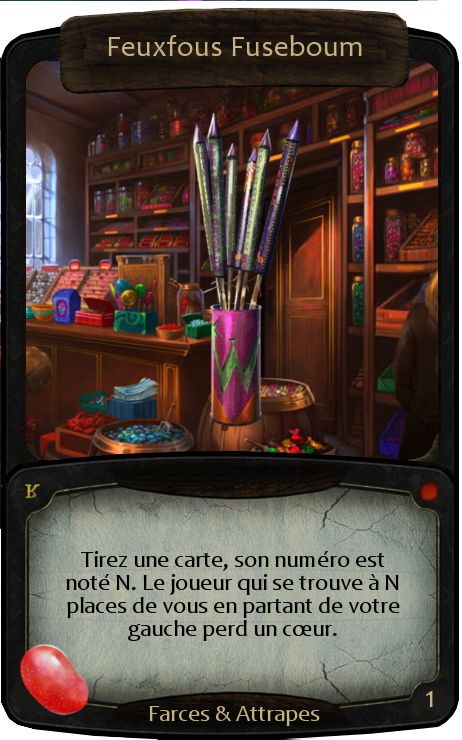
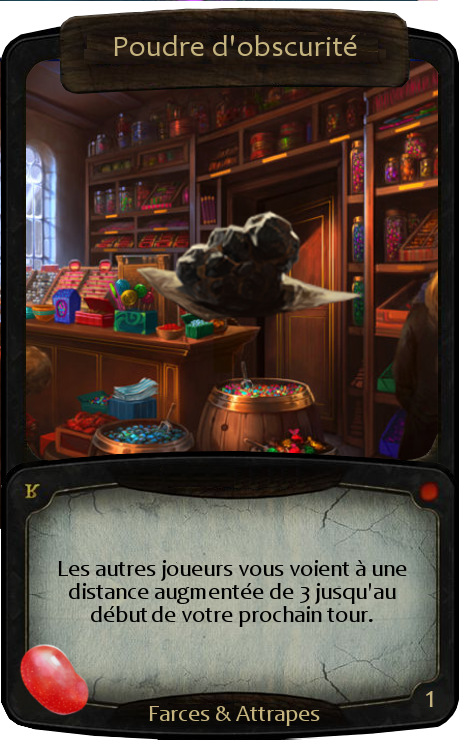
The second 462x740 image is a revision of the first. Changes to its layers:
showed "Poudre d'obscurité" over 135, 209, 365, 324
hid "Feuxfous Fuseboum" over 191, 112, 365, 428
hid "Feuxfous Fuseboum #1" over 66, 551, 400, 641
showed "Poudre d'obscurité #1" over 58, 560, 407, 627
painted on "Titre" over 108, 35, 362, 57
